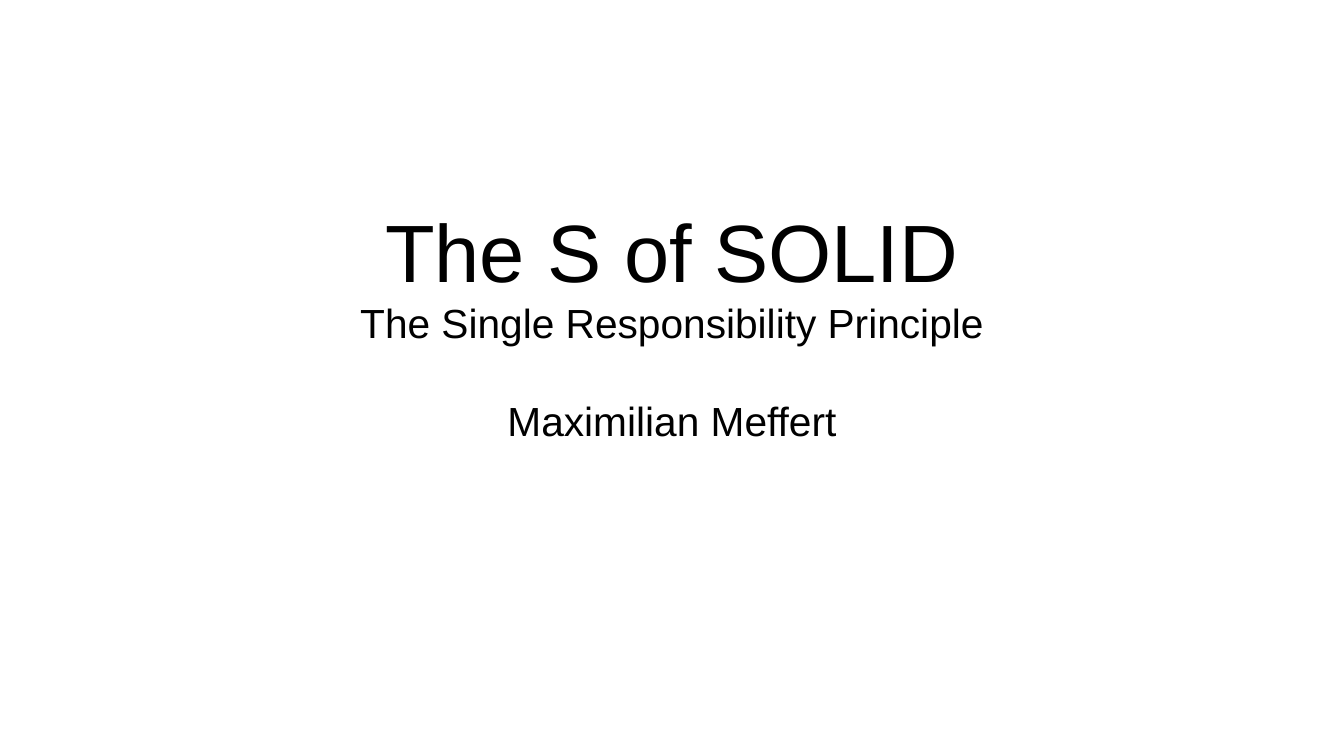
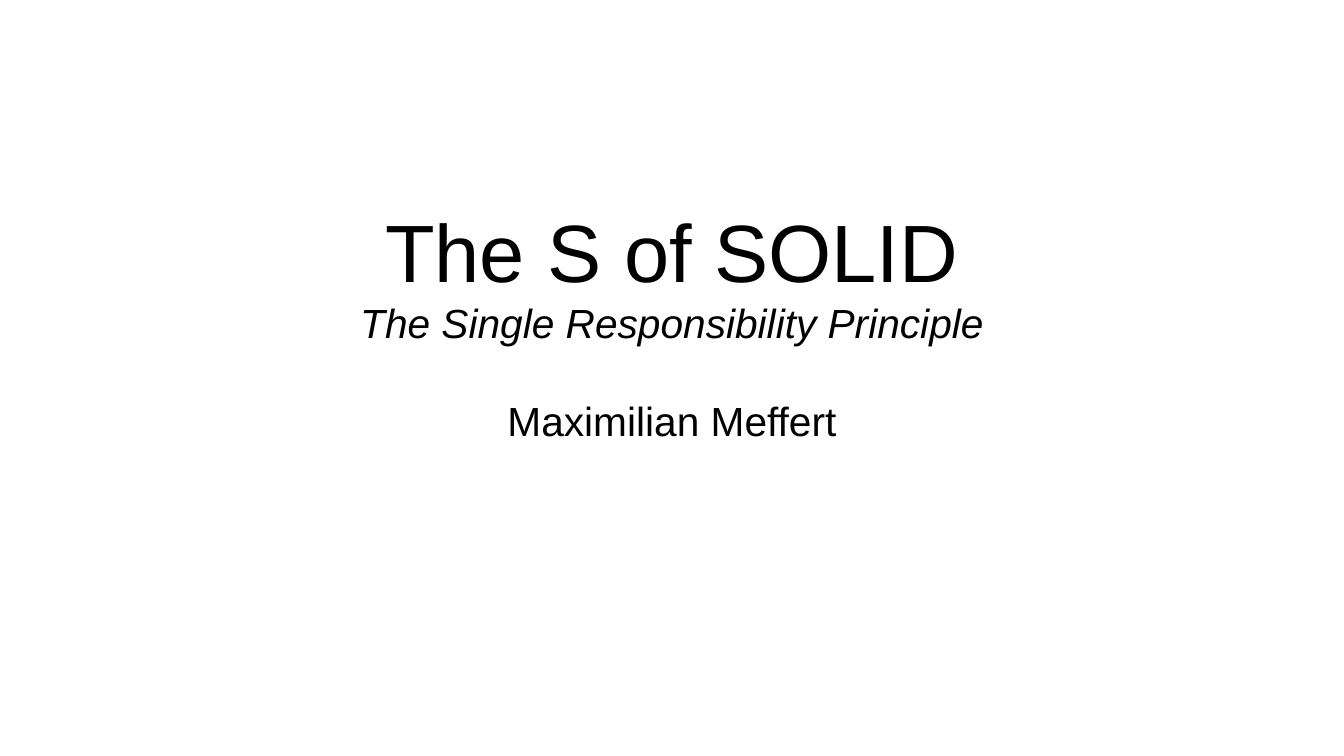
Before and after one commit to maxmeffert/SOLID, a slide deck: slide 1 of TheSofSOLID/TheSofSOLID.odp. Drawn at 1344x756 pixels with LibreOffice and Linux fonts; fonts in the diff are those of the drawing. Boxes give left, top, right and bottom in pixels: in the first picture for what was removed or moved away, otherwise in the second. Text is boxed around its words. In the diff, an @@ line names an element or a change of style, - is before the commit and + after.

```diff
--- a/TheSofSOLID/TheSofSOLID.odp
+++ b/TheSofSOLID/TheSofSOLID.odp
@@ subtitle at [360,308,984,346]: italic on in "The Single Responsibility Principle" @@
```
Also in this commit, not shown: 3 other slides changed, 8 slides added, 7 slides removed, 1 other file.
